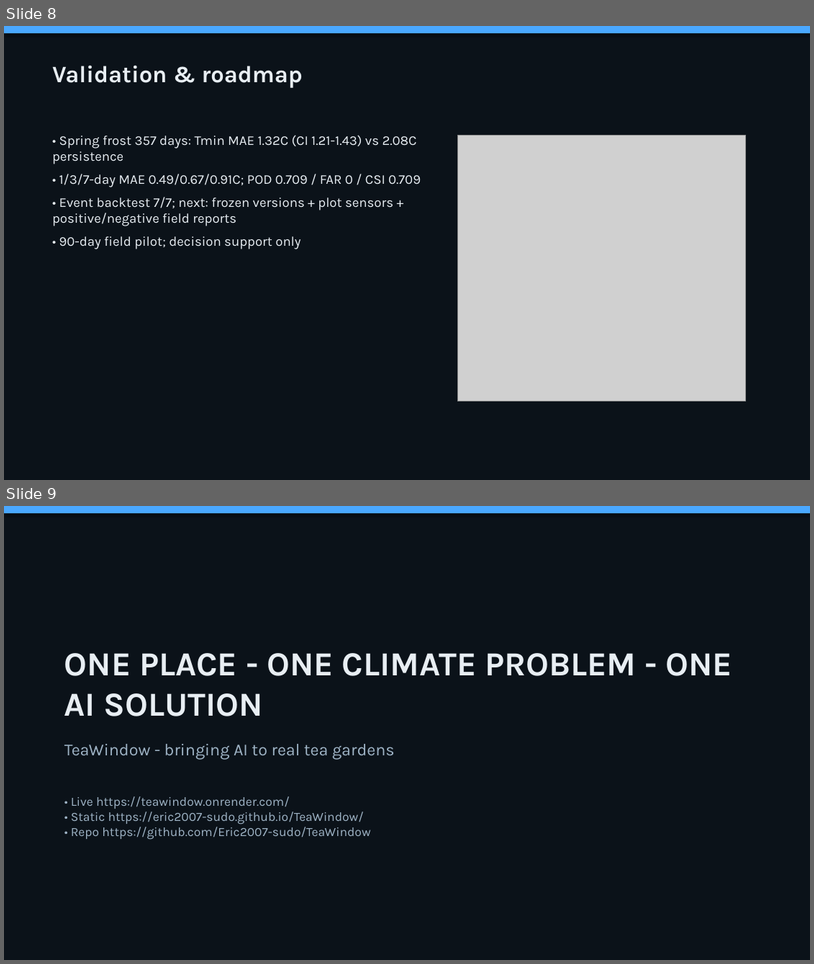
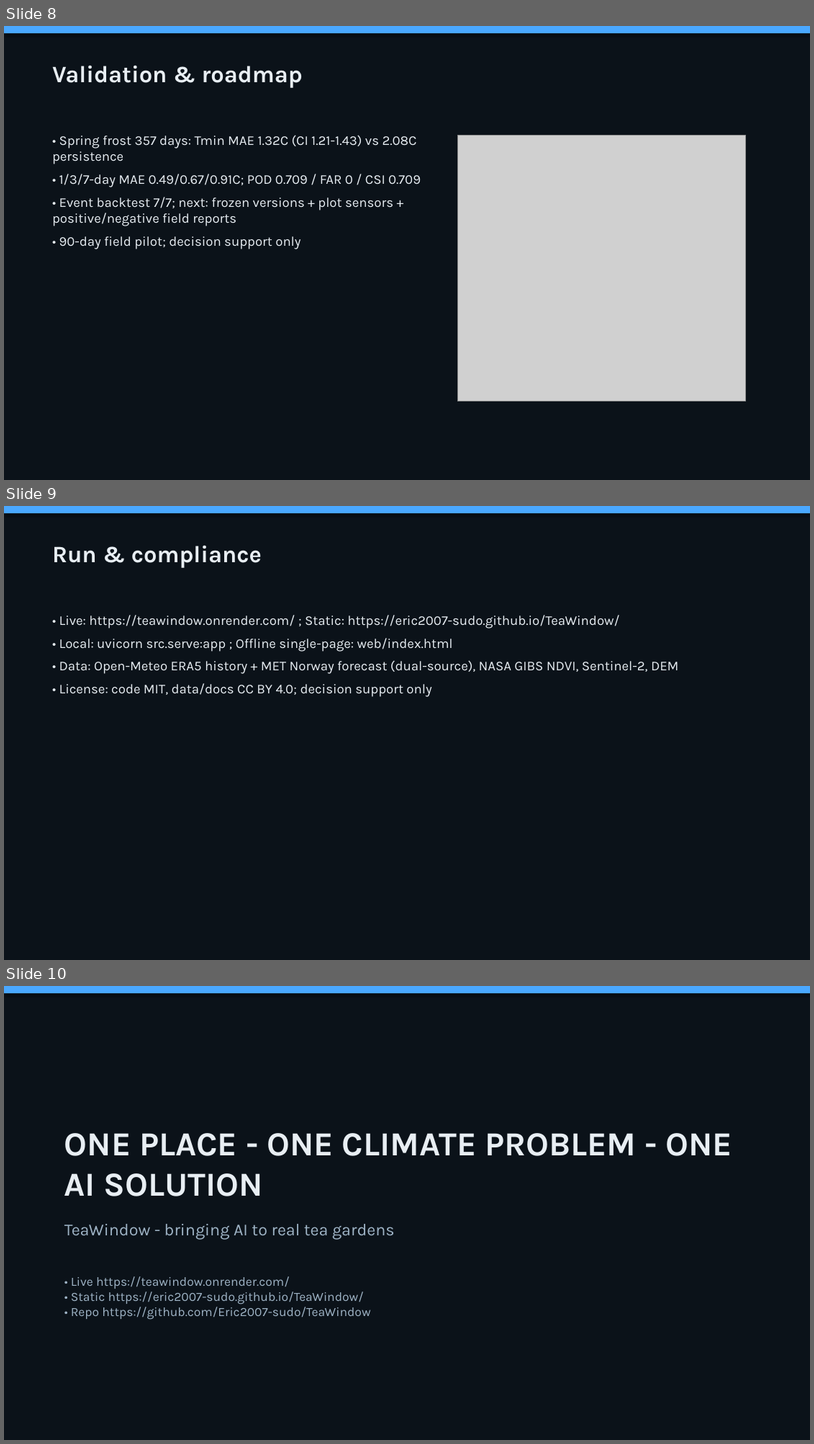
Before and after one commit to Eric2007-sudo/TeaWindow, a slide deck: submit/TeaWindow_Pitch_EN.pptx. Shown one above the other, each under a label of ours: slides 8 and 9 before the commit, slides 8, 9 and 10 after it. The pictures are 814x964 and 814x1444 pixels, drawn with LibreOffice and Linux fonts; fonts in the diff are those of the drawing; grey boxes stand for pictures. Boxes give left, top, right and bottom in pixels: in the first picture for what was removed or moved away, otherwise in the second. Text is boxed around its words. In the diff, an @@ line names an element or a change of style, - is before the commit and + after.

```diff
--- a/submit/TeaWindow_Pitch_EN.pptx
+++ b/submit/TeaWindow_Pitch_EN.pptx
@@ slide 9 added at [4, 506, 810, 960], background #FFFFFF @@
@@ rectangle added at [4, 506, 810, 960], fill #0B1219 @@
@@ rectangle added at [4, 506, 810, 513], fill #4AA8FF @@
@@ text added at [52, 545, 262, 568], 28 pt, text #E8EEF3, bold @@
+Run & compliance
@@ text added at [59, 615, 679, 697], 16 pt, text #E8EEF3 @@
+• Live: https://teawindow.onrender.com/ ; Static: https://eric2007-sudo.github.io/TeaWindow/
+• Local: uvicorn src.serve:app ; Offline single-page: web/index.html
+• Data: Open-Meteo ERA5 history + MET Norway forecast (dual-source), NASA GIBS NDVI, Sentinel-2, DEM
+• License: code MIT, data/docs CC BY 4.0; decision support only
@@ what was slide 9 is now slide 10 @@
```
Also in this commit, not shown: 4 other files.
